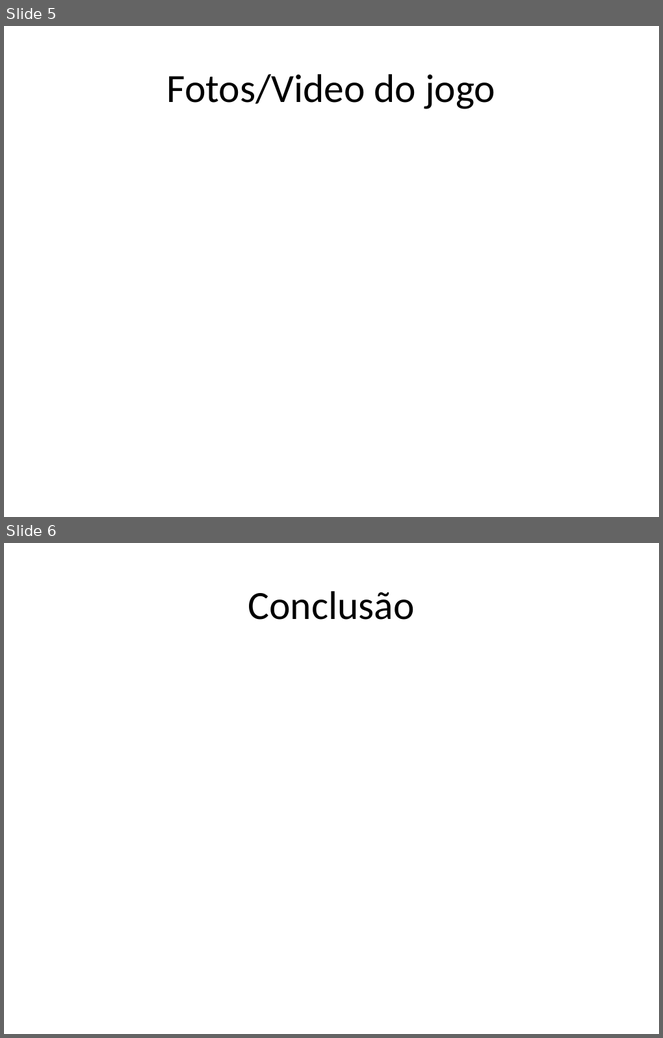
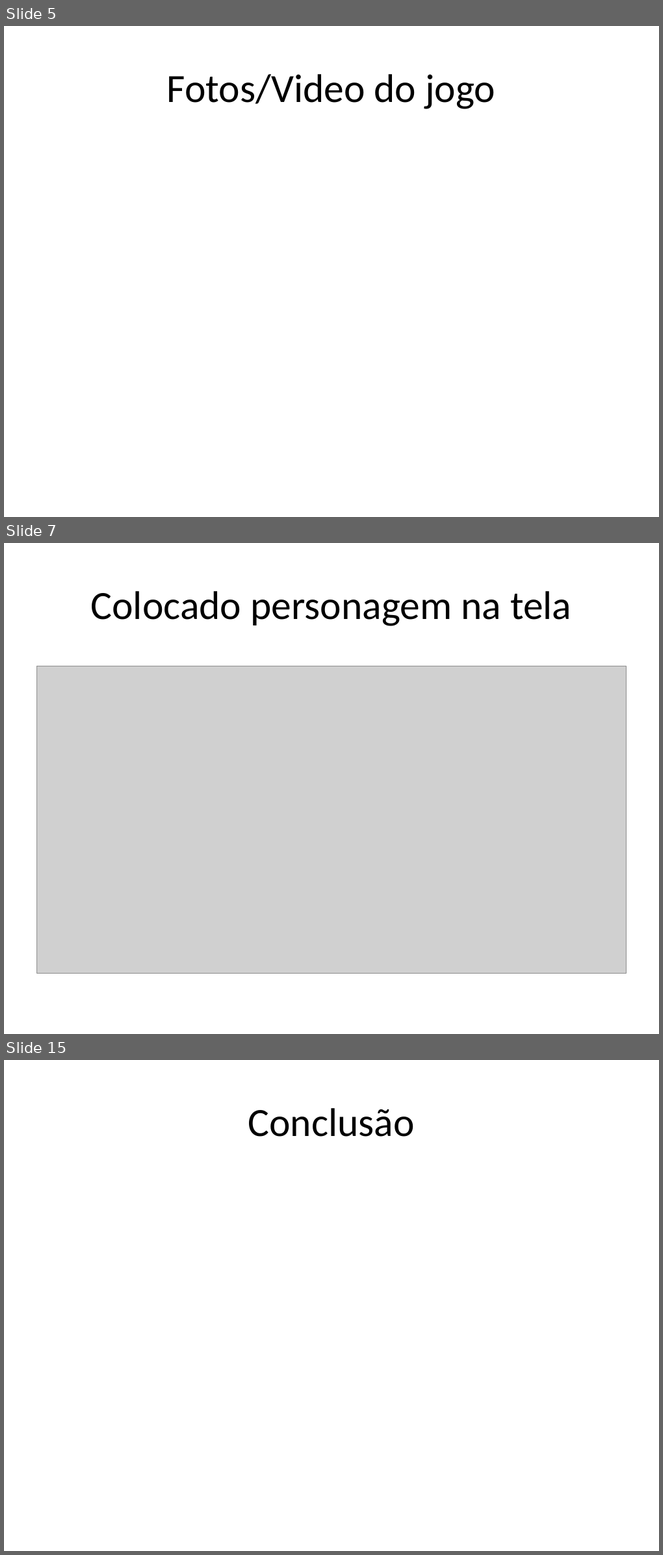
Before and after one commit to pedro-sodre/LemuriaGame, a slide deck: Relatorio/Apresentação.pptx. Shown one above the other, each under a label of ours: slides 5 and 6 before the commit, slides 5, 7 and 15 after it; the slides between them are not shown. The pictures are 663x1038 and 663x1555 pixels, drawn with LibreOffice and Linux fonts; fonts in the diff are those of the drawing; grey boxes stand for pictures. Boxes give left, top, right and bottom in pixels: in the first picture for what was removed or moved away, otherwise in the second. Text is boxed around its words. In the diff, an @@ line names an element or a change of style, - is before the commit and + after.

```diff
--- a/Relatorio/Apresentação.pptx
+++ b/Relatorio/Apresentação.pptx
@@ slide 7 added at (4,543,659,1034), background #FFFFFF @@
@@ title added at (91,591,571,626), 44 pt, text #000000 @@
+Colocado personagem na tela
@@ picture added at (36,667,627,973) @@
@@ what was slide 6 is now slide 15 @@
```
Also in this commit, not shown: 1 slide changed, 8 other slides added.
